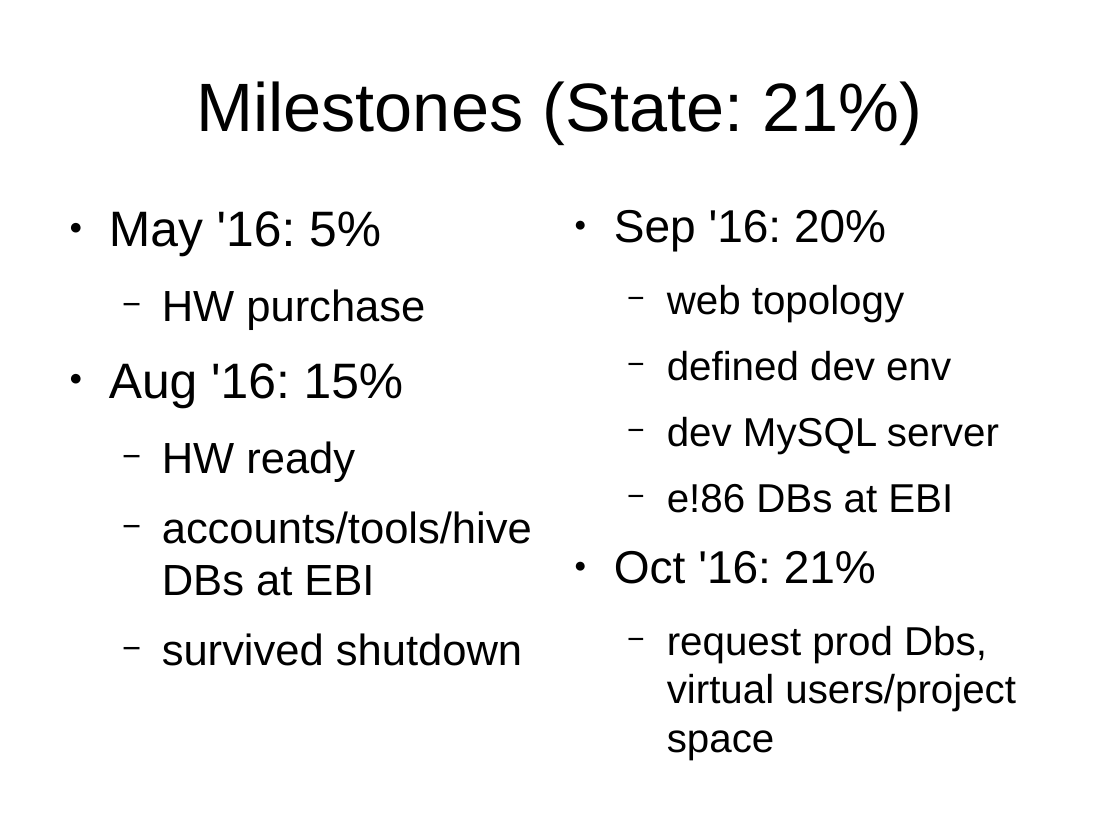
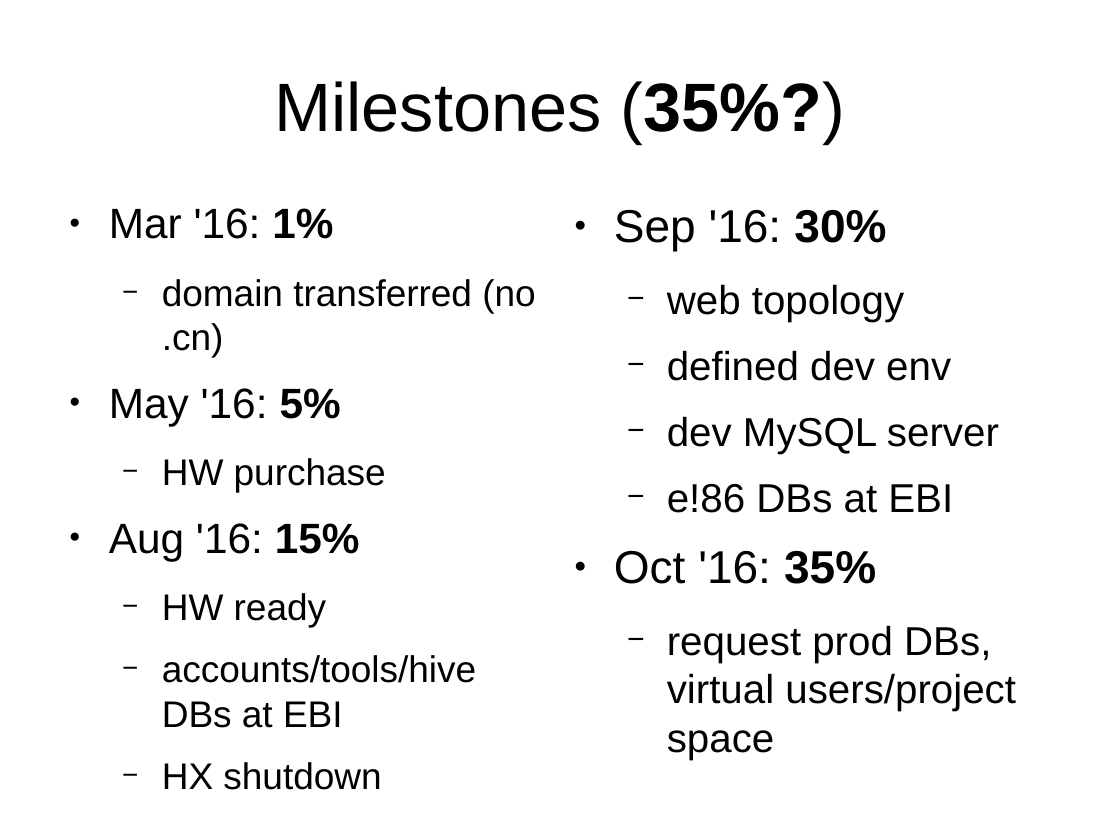
Before and after one commit to avullo/ensembl-migration-pm, a slide deck: slide 34 of data-review-10-16/talk.odp. Drawn at 1120x840 pixels with LibreOffice and Linux fonts; fonts in the diff are those of the drawing; background and template pictures are left out. Boxes give left, top, right and bottom in pixels: in the first picture for what was removed or moved away, otherwise in the second. Text is boxed around its words. In the diff, an @@ line names an element or a change of style, - is before the commit and + after.

```diff
--- a/data-review-10-16/talk.odp
+++ b/data-review-10-16/talk.odp
@@ title at bbox=[274, 81, 845, 143]: text changed @@
-Milestones (State: 21%)
+Milestones (35%?)
@@ text at bbox=[109, 208, 535, 357]: paragraphs added @@
+● Mar '16: 1%
+  − domain transferred (no .cn)
@@ text at bbox=[614, 210, 886, 251]: text changed @@
-● Sep '16: 20%
+● Sep '16: 30%
@@ text at bbox=[109, 388, 476, 728]: size 32 to 27.2 pt in "May '16: 5%", "Aug '16: 15%"; bold on in "5%", "15%"; size 28 to 23.8 pt in "HW purchase", "HW ready", "accounts/tools/hive DBs at EBI" @@
@@ text at bbox=[614, 551, 1016, 760]: text changed @@
-● Oct '16: 21%
-  − request prod Dbs, virtual users/project space
+● Oct '16: 35%
+  − request prod DBs, virtual users/project space
@@ text at bbox=[162, 762, 381, 790]: text changed; size 28 to 23.8 pt @@
-  − survived shutdown
+  − HX shutdown
```
Also in this commit, not shown: 11 other slides changed, 2 slides added, 1 slide removed, 4 other files.
